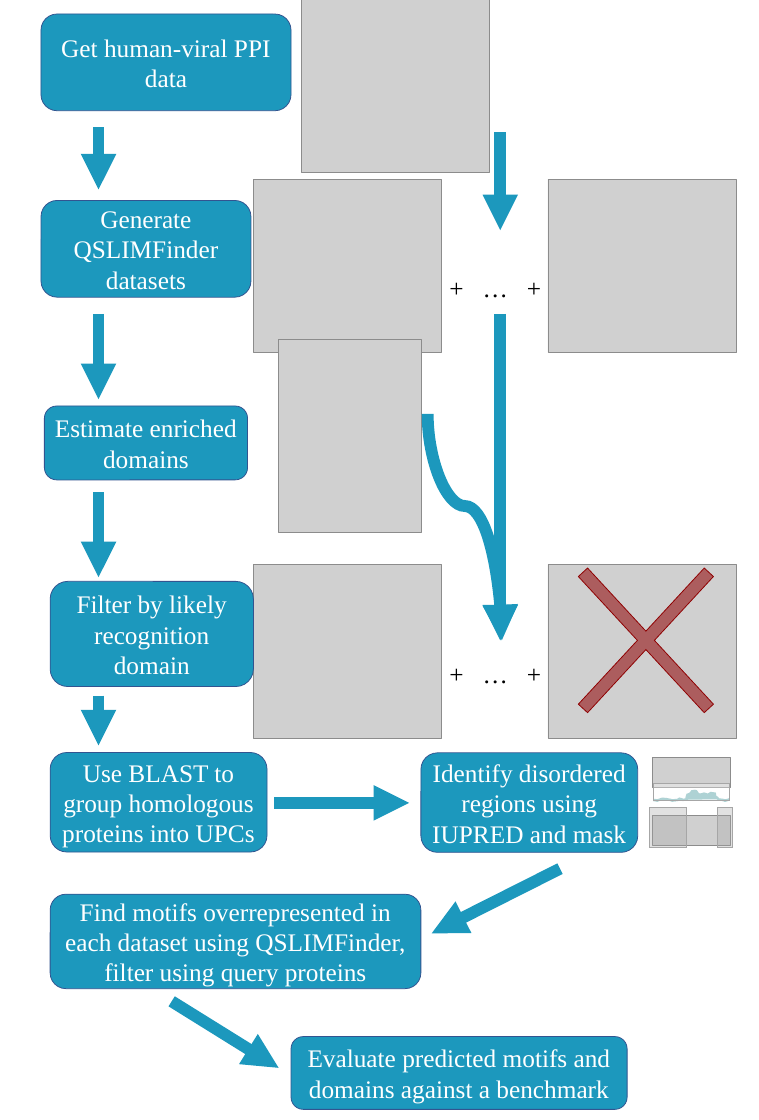
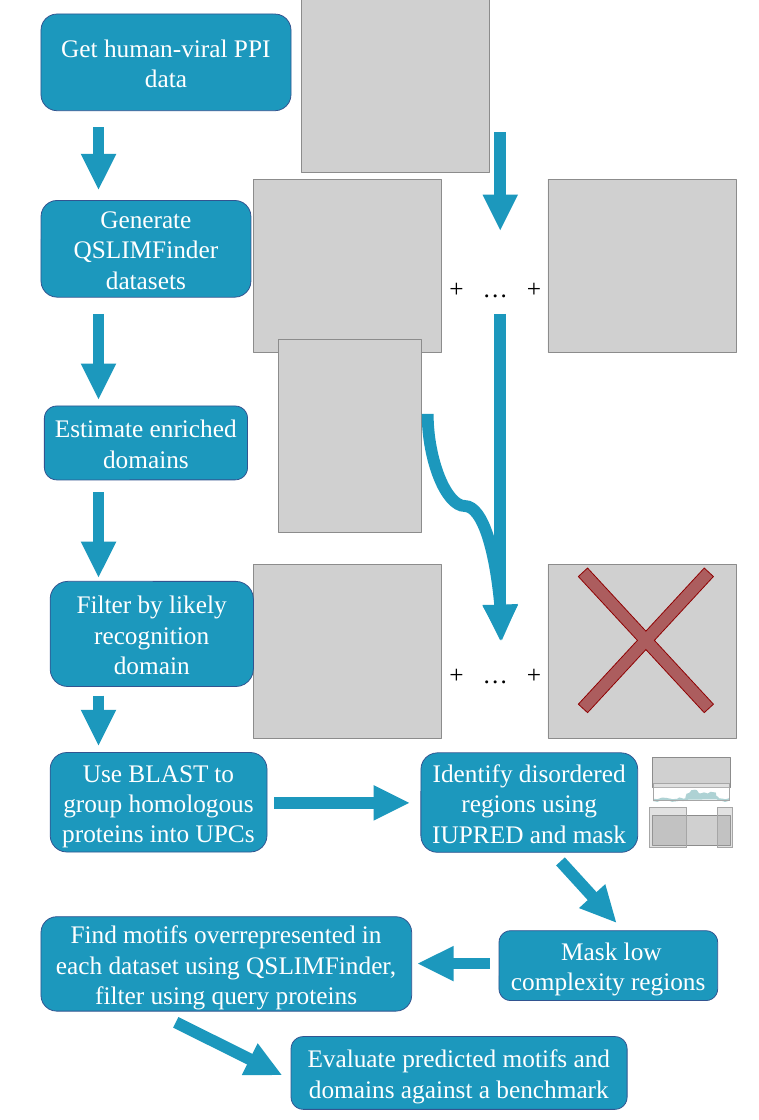
Before and after one commit to vitkl/viral_project, a slide deck: slide 1 of presentations_posters/schemas.pptx. Drawn at 759x1120 pixels with LibreOffice and Linux fonts; fonts in the diff are those of the drawing; grey boxes stand for pictures. Boxes give left, top, right and bottom in pixels: in the first picture for what was removed or moved away, otherwise in the second. Text is boxed around its words. In the diff, an @@ line names an element or a change of style, - is before the commit and + after.

```diff
--- a/presentations_posters/schemas.pptx
+++ b/presentations_posters/schemas.pptx
@@ arrow moved from (560, 869) - (432, 933) to (560, 861) - (616, 922) @@
@@ rounded rectangle "Find motifs overrepresented in each ...": place and size @@
-rounded rectangle "Find motifs overrepresented in each ..." at box(50, 894, 420, 989)
+rounded rectangle "Find motifs overrepresented in each ..." at box(41, 917, 411, 1011)
@@ rounded rectangle added at box(499, 931, 717, 1001), fill #1C98BD, outline #325491 1 pt, 32 pt, text #FFFFFF @@
+Mask low complexity regions
@@ arrow added from (489, 964) to (418, 964), #1C98BD 15 pt @@
@@ arrow moved from (172, 1001) - (278, 1068) to (176, 1022) - (282, 1075) @@
```
Also in this commit, not shown: 4 other files.
